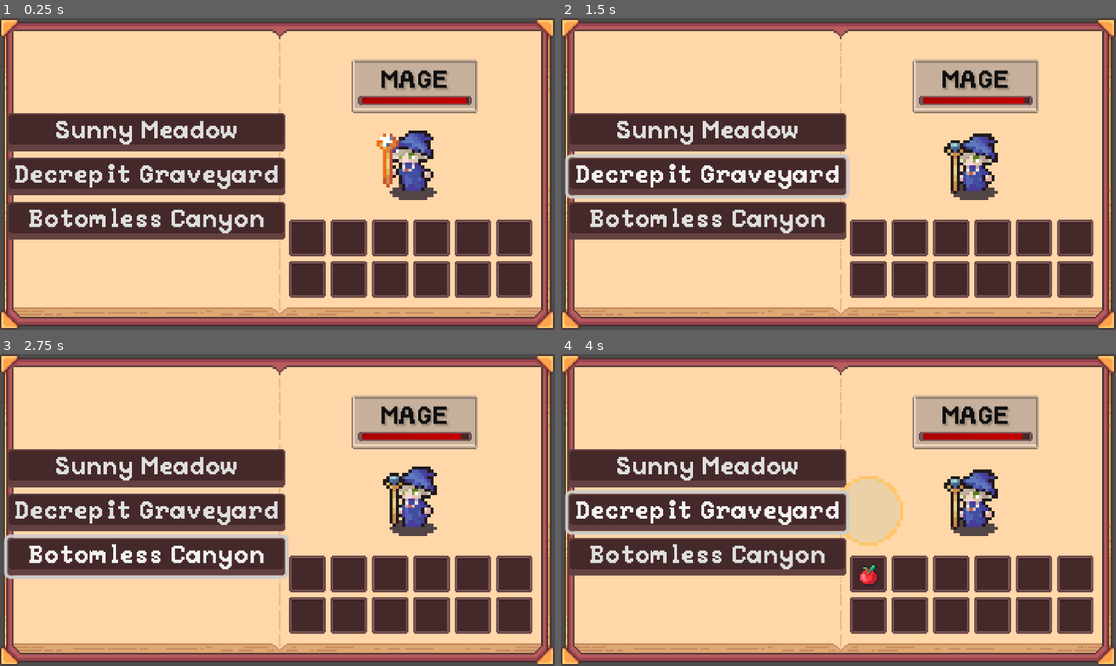
Above: before the commit, frames 1-4 (two rows, left to right).
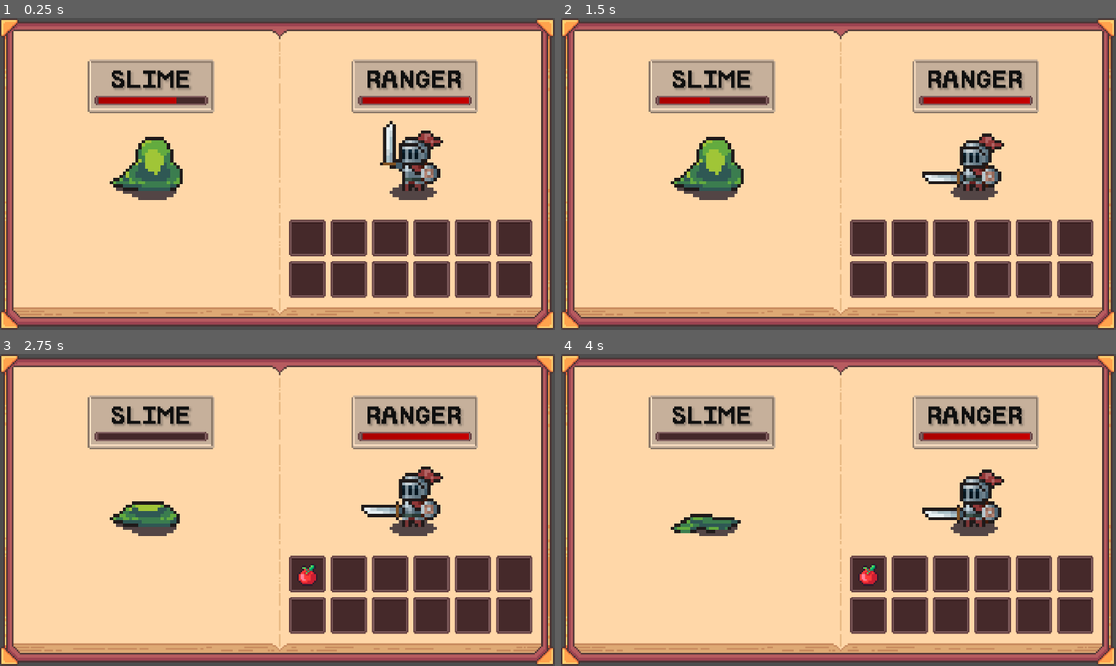
Above: after the commit, the same moments.

Repository: Blortlett/GodotIdle
Game: Godot game, scene res://Scenes/GuiNode.tscn
The game is run twice, just before and just after one commit, with the same random seed, the same clock (stepped at 60 frames per second) and the same inputs.
Inputs (mouse positions are in pixels of both pictures, inside the frame that each line leads up to):
- Up to frame 1 (0.25 s): no input
- Up to frame 2 (1.5 s): click (705, 133) at 0.5 s, where only the run before the commit has a clickable "Sunny Meadow"; click (705, 177) at 1.25 s, where only the run before the commit has a clickable "Decrepit Graveyard"
- Up to frame 3 (2.75 s): click (144, 556) at 2 s, where only the run before the commit has a clickable "Botomless Canyon"
- Up to frame 4 (4 s): click (705, 469) at 2.75 s, where only the run before the commit has a clickable "Sunny Meadow"; click (705, 513) at 3.5 s, where only the run before the commit has a clickable "Decrepit Graveyard"

The runs differ from the first frame. In frame 1, 24% of the frame differs, in the area x 1-85%, y 13-72%; in frame 2, 25%; in frame 3, 25%; in frame 4, 26%, in the area x 0-85%, y 13-72%.

Commit message:
Added a few items

Diff:
--- a/Character/Characters/rMage.tres
+++ b/Character/Characters/rMage.tres
@@ -10,7 +10,7 @@
 Sprite = ExtResource("1_crnpi")
 Health = 80.0
 Damage = 2.0
-MagicDamage = 12.0
+MagicDamage = 14.0
 Defense = 2.0
 MagicDefense = 10.0
 AttackSpeed = 1.5
--- a/Character/Characters/rOrc.tres
+++ b/Character/Characters/rOrc.tres
@@ -1,6 +1,7 @@
-[gd_resource type="Resource" script_class="Character" load_steps=3 format=3 uid="uid://swafbebokb5g"]
+[gd_resource type="Resource" script_class="Character" load_steps=4 format=3 uid="uid://swafbebokb5g"]
 
 [ext_resource type="SpriteFrames" uid="uid://d083ct0xwgi6" path="res://Character/Sprites/BadGuys/sprfOrc.tres" id="1_4q431"]
+[ext_resource type="Resource" uid="uid://bp27r6cvvahdy" path="res://Inventory/Items/IronSword.tres" id="1_cktqm"]
 [ext_resource type="Script" uid="uid://dhdrxna4ooxij" path="res://Character/scrCharacter.gd" id="2_cktqm"]
 
 [resource]
@@ -14,4 +15,5 @@
 Defense = 8.0
 MagicDefense = 0.0
 AttackSpeed = 1.1
+LootDrop = ExtResource("1_cktqm")
 metadata/_custom_type_script = "uid://dhdrxna4ooxij"
--- a/Character/Characters/rRanger.tres
+++ b/Character/Characters/rRanger.tres
@@ -1,6 +1,6 @@
 [gd_resource type="Resource" script_class="Character" load_steps=3 format=3 uid="uid://dg3s05hoirm13"]
 
-[ext_resource type="SpriteFrames" uid="uid://bqcrmjx5wggrq" path="res://Character/Sprites/GoodGuys/sprfWarrior.tres" id="1_r4blx"]
+[ext_resource type="SpriteFrames" uid="uid://bqcrmjx5wggrq" path="res://Character/Sprites/GoodGuys/sprfRanger.tres" id="1_r4blx"]
 [ext_resource type="Script" uid="uid://dhdrxna4ooxij" path="res://Character/scrCharacter.gd" id="2_rnd26"]
 
 [resource]
--- a/Character/Characters/rSkeleton.tres
+++ b/Character/Characters/rSkeleton.tres
@@ -1,6 +1,7 @@
-[gd_resource type="Resource" script_class="Character" load_steps=3 format=3 uid="uid://bpgn4u4gf56w"]
+[gd_resource type="Resource" script_class="Character" load_steps=4 format=3 uid="uid://bpgn4u4gf56w"]
 
 [ext_resource type="SpriteFrames" uid="uid://77nb86i1fech" path="res://Character/Sprites/BadGuys/sprfSkeleton.tres" id="1_hj4dg"]
+[ext_resource type="Resource" uid="uid://bhhf6eaywlnjv" path="res://Inventory/Items/Bones.tres" id="1_vbpxy"]
 [ext_resource type="Script" uid="uid://dhdrxna4ooxij" path="res://Character/scrCharacter.gd" id="2_vbpxy"]
 
 [resource]
@@ -14,4 +15,5 @@
 Defense = 4.0
 MagicDefense = 2.0
 AttackSpeed = 1.4
+LootDrop = ExtResource("1_vbpxy")
 metadata/_custom_type_script = "uid://dhdrxna4ooxij"
--- a/Character/Characters/rWolf.tres
+++ b/Character/Characters/rWolf.tres
@@ -1,6 +1,6 @@
 [gd_resource type="Resource" script_class="Character" load_steps=4 format=3 uid="uid://cthf622hxw7xg"]
 
-[ext_resource type="Resource" uid="uid://b1hc8degw40i8" path="res://Inventory/Items/apple.tres" id="1_jxqu3"]
+[ext_resource type="Resource" uid="uid://cowt4to4mem15" path="res://Inventory/Items/MageHat.tres" id="1_x5yvg"]
 [ext_resource type="SpriteFrames" uid="uid://dm2w2d2vhjx6c" path="res://Character/Sprites/BadGuys/sprfWolf.tres" id="2_fkpck"]
 [ext_resource type="Script" uid="uid://dhdrxna4ooxij" path="res://Character/scrCharacter.gd" id="2_x5yvg"]
 
@@ -15,5 +15,5 @@
 Defense = 5.0
 MagicDefense = 5.0
 AttackSpeed = 0.9
-LootDrop = ExtResource("1_jxqu3")
+LootDrop = ExtResource("1_x5yvg")
 metadata/_custom_type_script = "uid://dhdrxna4ooxij"
--- /dev/null
+++ b/Inventory/Items/Bones.tres
@@ -0,0 +1,11 @@
+[gd_resource type="Resource" script_class="InvItem" load_steps=3 format=3 uid="uid://bhhf6eaywlnjv"]
+
+[ext_resource type="Script" uid="uid://c7op3b5r7t54q" path="res://Inventory/Scripts/scrInventoryItem.gd" id="1_brev3"]
+[ext_resource type="Texture2D" uid="uid://b2xvxvatdu37y" path="res://Art/Items/ItemAtlas.tres" id="2_s7rrw"]
+
+[resource]
+script = ExtResource("1_brev3")
+name = "Bones"
+texture = ExtResource("2_s7rrw")
+ItemID = 230
+metadata/_custom_type_script = "uid://c7op3b5r7t54q"
--- /dev/null
+++ b/Inventory/Items/IronOre.tres
@@ -0,0 +1,11 @@
+[gd_resource type="Resource" script_class="InvItem" load_steps=3 format=3 uid="uid://cvla0mf74k7nu"]
+
+[ext_resource type="Script" uid="uid://c7op3b5r7t54q" path="res://Inventory/Scripts/scrInventoryItem.gd" id="1_wnjex"]
+[ext_resource type="Texture2D" uid="uid://b2xvxvatdu37y" path="res://Art/Items/ItemAtlas.tres" id="2_ed2nm"]
+
+[resource]
+script = ExtResource("1_wnjex")
+name = "Iron Ore"
+texture = ExtResource("2_ed2nm")
+ItemID = 216
+metadata/_custom_type_script = "uid://c7op3b5r7t54q"
--- /dev/null
+++ b/Inventory/Items/IronSword.tres
@@ -0,0 +1,11 @@
+[gd_resource type="Resource" script_class="InvItem" load_steps=3 format=3 uid="uid://bp27r6cvvahdy"]
+
+[ext_resource type="Script" uid="uid://c7op3b5r7t54q" path="res://Inventory/Scripts/scrInventoryItem.gd" id="1_0vl77"]
+[ext_resource type="Texture2D" uid="uid://b2xvxvatdu37y" path="res://Art/Items/ItemAtlas.tres" id="2_cju1o"]
+
+[resource]
+script = ExtResource("1_0vl77")
+name = "Logs"
+texture = ExtResource("2_cju1o")
+ItemID = 251
+metadata/_custom_type_script = "uid://c7op3b5r7t54q"
--- /dev/null
+++ b/Inventory/Items/Log.tres
@@ -0,0 +1,11 @@
+[gd_resource type="Resource" script_class="InvItem" load_steps=3 format=3 uid="uid://ula6287t5uj7"]
+
+[ext_resource type="Script" uid="uid://c7op3b5r7t54q" path="res://Inventory/Scripts/scrInventoryItem.gd" id="1_3xg7p"]
+[ext_resource type="Texture2D" uid="uid://b2xvxvatdu37y" path="res://Art/Items/ItemAtlas.tres" id="2_xp421"]
+
+[resource]
+script = ExtResource("1_3xg7p")
+name = "Apple"
+texture = ExtResource("2_xp421")
+ItemID = 435
+metadata/_custom_type_script = "uid://c7op3b5r7t54q"
--- /dev/null
+++ b/Inventory/Items/MageHat.tres
@@ -0,0 +1,11 @@
+[gd_resource type="Resource" script_class="InvItem" load_steps=3 format=3 uid="uid://cowt4to4mem15"]
+
+[ext_resource type="Script" uid="uid://c7op3b5r7t54q" path="res://Inventory/Scripts/scrInventoryItem.gd" id="1_s8m0u"]
+[ext_resource type="Texture2D" uid="uid://b2xvxvatdu37y" path="res://Art/Items/ItemAtlas.tres" id="2_72a0a"]
+
+[resource]
+script = ExtResource("1_s8m0u")
+name = "Mage's Hat"
+texture = ExtResource("2_72a0a")
+ItemID = 1841
+metadata/_custom_type_script = "uid://c7op3b5r7t54q"
--- a/Inventory/Items/apple.tres
+++ b/Inventory/Items/apple.tres
@@ -7,5 +7,5 @@
 script = ExtResource("1_dop0b")
 name = "Apple"
 texture = ExtResource("2_b1j0l")
-ItemID = 435
+ItemID = 434
 metadata/_custom_type_script = "uid://c7op3b5r7t54q"
--- a/Inventory/UI/InventoryUI/nInventoryUI.tscn
+++ b/Inventory/UI/InventoryUI/nInventoryUI.tscn
@@ -142,6 +142,7 @@
 axis_stretch_vertical = 1
 
 [node name="DestinationMenuUI" parent="BookLeftPageSprite" instance=ExtResource("9_sfvvv")]
+visible = false
 layout_mode = 1
 offset_left = 0.256119
 offset_top = 1.48781
@@ -149,7 +150,6 @@
 offset_bottom = 1.48781
 
 [node name="CharacterDisplay" parent="BookLeftPageSprite" instance=ExtResource("8_20xsb")]
-visible = false
 offset_left = 87.805
 offset_top = 88.0
 offset_right = 127.805
--- a/Inventory/UI/InventoryUI/scrSlotUI.gd
+++ b/Inventory/UI/InventoryUI/scrSlotUI.gd
@@ -10,7 +10,7 @@
 	else:
 		mItemVisual.visible = true;
 		# Set item sprite from ItemID
-		var xPos : int = ((slot.item.ItemID % 16) - 1) * 32;
+		var xPos : int = ((slot.item.ItemID % 16)) * 32;
 		var yPos: int = (slot.item.ItemID / 16) * 32;
 		var regionPosition : Vector2 = Vector2(xPos, yPos);
 		mItemVisual.region_rect.position = regionPosition;
--- a/Scenes/GuiNode.tscn
+++ b/Scenes/GuiNode.tscn
@@ -2,13 +2,13 @@
 
 [ext_resource type="PackedScene" uid="uid://b3bd2ccqkh00a" path="res://Inventory/UI/InventoryUI/nInventoryUI.tscn" id="1_x6p71"]
 [ext_resource type="Script" uid="uid://dlkijgainja7j" path="res://Scripts/scrCharacterRegister.gd" id="2_cbp6g"]
-[ext_resource type="Resource" uid="uid://croc7fprjc5ic" path="res://Character/Characters/rMage.tres" id="3_fhe0x"]
 [ext_resource type="Script" uid="uid://dhdrxna4ooxij" path="res://Character/scrCharacter.gd" id="3_n4b4m"]
 [ext_resource type="Resource" uid="uid://bhdvldq5o1m0l" path="res://Character/Characters/rSlime.tres" id="4_idfla"]
 [ext_resource type="Script" uid="uid://dtbqlt8shj24b" path="res://Scripts/scrCombatManager.gd" id="5_idfla"]
 [ext_resource type="Resource" uid="uid://bpgn4u4gf56w" path="res://Character/Characters/rSkeleton.tres" id="5_vwlks"]
 [ext_resource type="Resource" uid="uid://swafbebokb5g" path="res://Character/Characters/rOrc.tres" id="6_4kpeb"]
 [ext_resource type="Resource" uid="uid://cthf622hxw7xg" path="res://Character/Characters/rWolf.tres" id="7_gc5i1"]
+[ext_resource type="Resource" uid="uid://dg3s05hoirm13" path="res://Character/Characters/rRanger.tres" id="8_4kpeb"]
 [ext_resource type="Script" uid="uid://bg0uiysd0i8ja" path="res://Scripts/GameManager/scrGameManager.gd" id="10_4kpeb"]
 
 [node name="Node" type="Node"]
@@ -24,7 +24,7 @@
 [node name="CharacterRegister" type="Node" parent="."]
 script = ExtResource("2_cbp6g")
 mSpawnableEnemies = Array[ExtResource("3_n4b4m")]([ExtResource("4_idfla"), ExtResource("5_vwlks"), ExtResource("6_4kpeb"), ExtResource("7_gc5i1")])
-mActiveCharacter = ExtResource("3_fhe0x")
+mActiveCharacter = ExtResource("8_4kpeb")
 mActiveEnemyCharacter = ExtResource("4_idfla")
 metadata/_custom_type_script = "uid://dlkijgainja7j"
 
